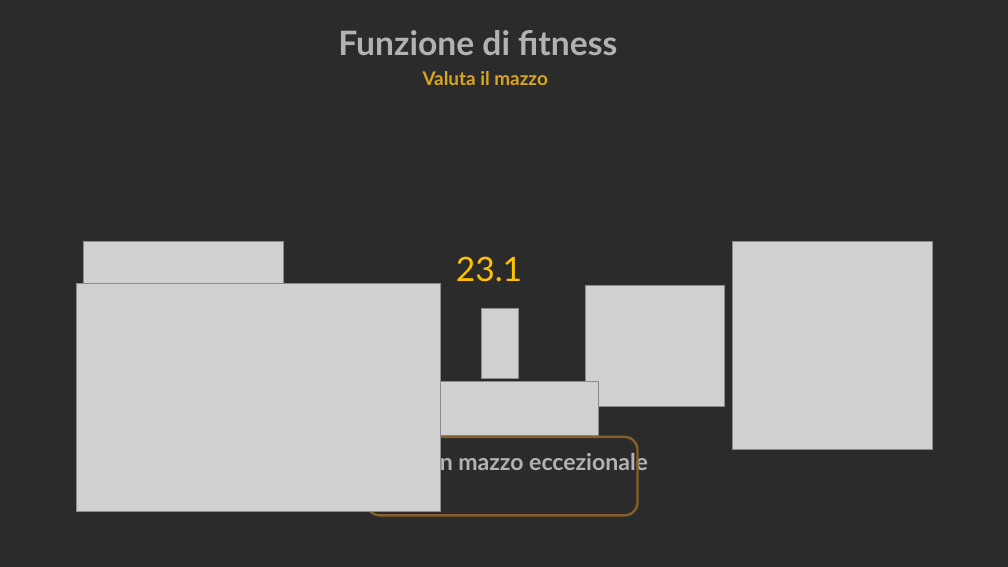
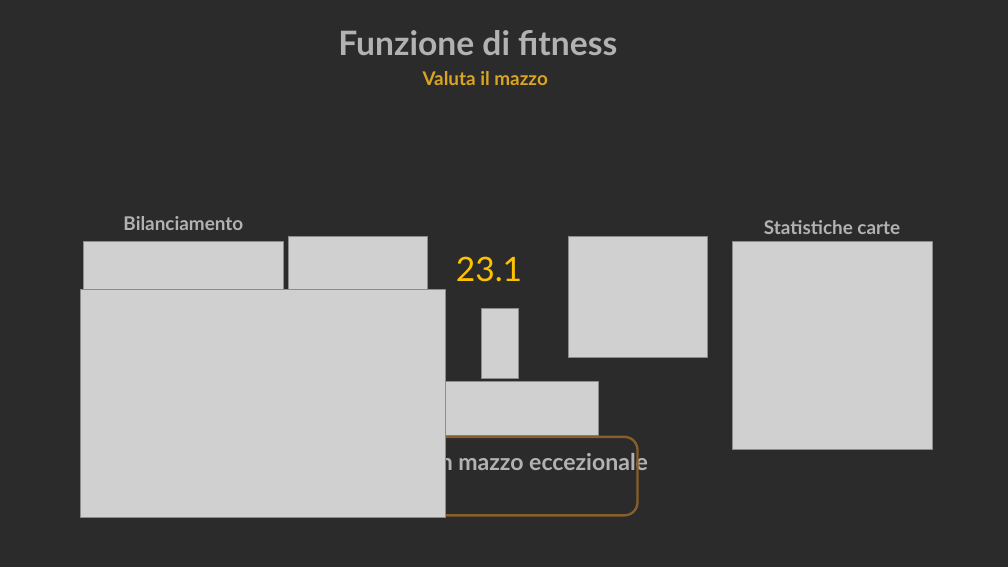
Before and after one commit to girgio/Deck-BuilderCR, a slide deck: slide 5 of presentazione DeckBuilderCR.pptx. Drawn at 1008x567 pixels with LibreOffice and Linux fonts; fonts in the diff are those of the drawing; grey boxes stand for pictures; background and template pictures are left out; a plain dark background stands for a picture behind light text. Boxes give left, top, right and bottom in pixels: in the first picture for what was removed or moved away, otherwise in the second. Text is boxed around its words. In the diff, an @@ line names an element or a change of style, - is before the commit and + after.

Commit message:
update presentazione

```diff
--- a/presentazione DeckBuilderCR.pptx
+++ b/presentazione DeckBuilderCR.pptx
@@ text added at bbox=[123, 216, 243, 230], 18 pt, text #B2B2B2, bold @@
+Bilanciamento
@@ picture: place and size @@
-picture at bbox=[293, 284, 431, 407]
+picture at bbox=[289, 236, 427, 359]
@@ picture: place and size @@
-picture at bbox=[586, 285, 724, 406]
+picture at bbox=[569, 236, 707, 357]
@@ text added at bbox=[764, 220, 900, 234], 18 pt, text #B2B2B2, bold @@
+Statistiche carte
@@ picture: place and size @@
-picture at bbox=[76, 284, 442, 511]
+picture at bbox=[80, 290, 445, 517]
```
Also in this commit, not shown: 1 other slide changed, 6 slides added.
